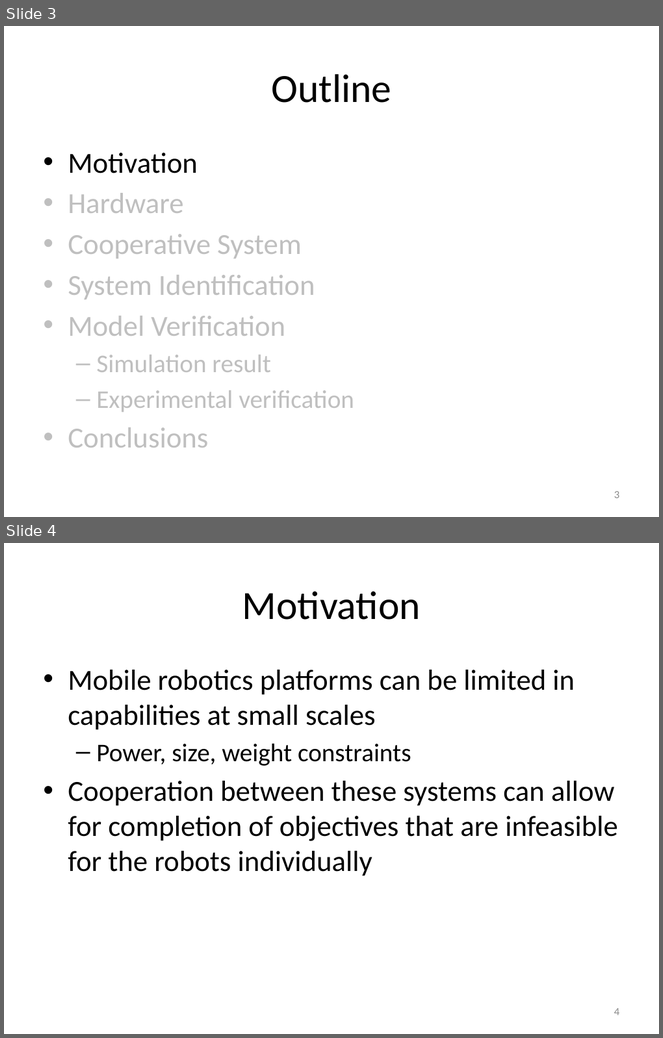
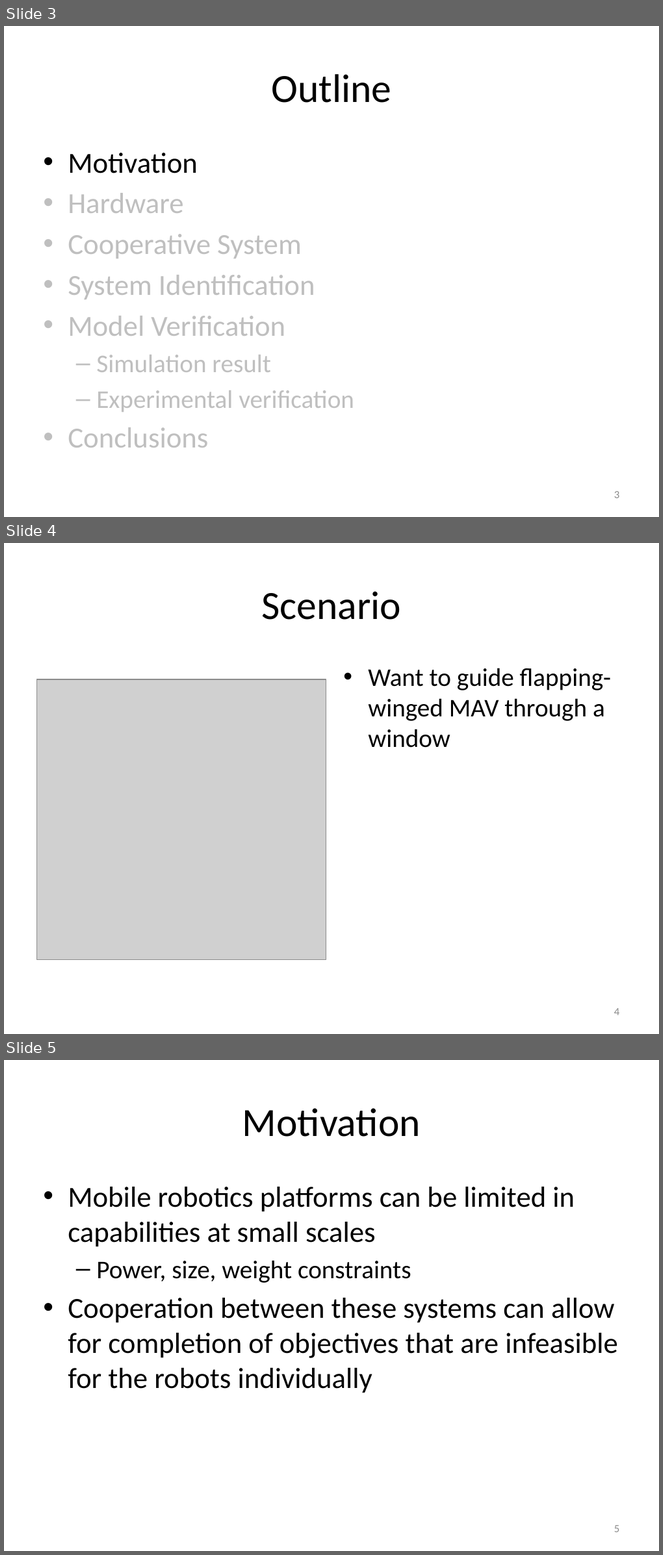
Before and after one commit to ryanjulian/manuscript-aamas2013, a slide deck: presentation/AAMAS_2013.pptx. Shown one above the other, each under a label of ours: slides 3 and 4 before the commit, slides 3, 4 and 5 after it. The pictures are 663x1038 and 663x1555 pixels, drawn with LibreOffice and Linux fonts; fonts in the diff are those of the drawing; grey boxes stand for pictures. Boxes give left, top, right and bottom in pixels: in the first picture for what was removed or moved away, otherwise in the second. Text is boxed around its words. In the diff, an @@ line names an element or a change of style, - is before the commit and + after.

```diff
--- a/presentation/AAMAS_2013.pptx
+++ b/presentation/AAMAS_2013.pptx
@@ slide 4 added at <box>4,543,659,1034</box>, background #FFFFFF @@
@@ title added at <box>261,591,401,620</box>, 44 pt, text #000000 @@
+Scenario
@@ text added at <box>368,668,612,748</box>, 28 pt, text #000000 @@
+• Want to guide flapping-winged MAV through a window
@@ picture added at <box>36,679,326,960</box> @@
@@ page number added at <box>614,1008,620,1016</box>, 12 pt, text #8C8C8C @@
+4
@@ what was slide 4 is now slide 5 @@
@@ page number at <box>614,1525,620,1533</box>: text changed @@
-4
+5
```
Also in this commit, not shown: 9 slides changed, 7 other slides added, 3 other files.
